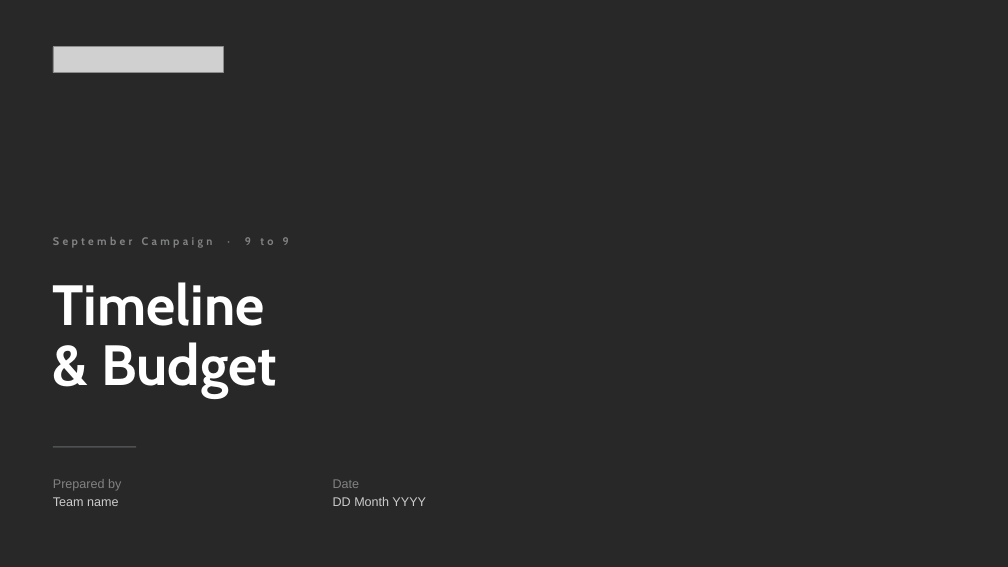
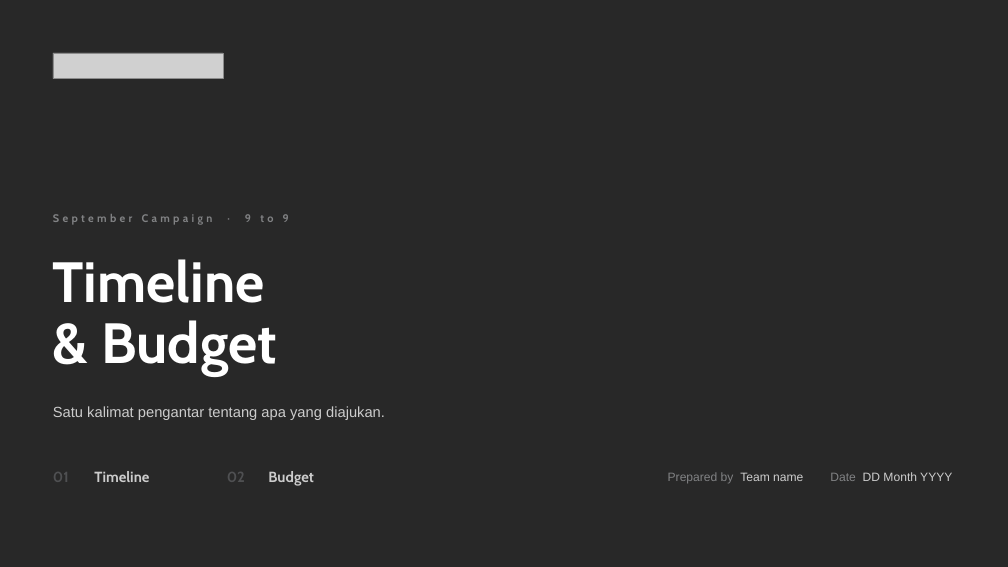
Before and after one commit to aslihabnuri/Dom-Manipulation, a slide deck: slide 1 of toni-black/presentation/ToniBlack_Timeline_Budget_Template.pptx. Drawn at 1008x567 pixels with LibreOffice and Linux fonts; fonts in the diff are those of the drawing; grey boxes stand for pictures. Boxes give left, top, right and bottom in pixels: in the first picture for what was removed or moved away, otherwise in the second. Text is boxed around its words. In the diff, an @@ line names an element or a change of style, - is before the commit and + after.

```diff
--- a/toni-black/presentation/ToniBlack_Timeline_Budget_Template.pptx
+++ b/toni-black/presentation/ToniBlack_Timeline_Budget_Template.pptx
@@ picture: place and size @@
-picture at (53,47,223,73)
+picture at (53,53,223,79)
@@ text "September Campaign · 9 to ...": place and size @@
-text "September Campaign · 9 to ..." at (53,237,289,248)
+text "September Campaign · 9 to ..." at (53,214,289,225)
@@ text "Timeline": place and size @@
-text "Timeline" at (53,282,277,398)
+text "Timeline" at (53,259,277,376)
@@ text added at (53,406,385,420), 14 pt, text #CCCCCC @@
+Satu kalimat pengantar tentang apa yang diajukan.
@@ rectangle removed at (53,446,136,448) @@
@@ text removed at (53,479,121,506) @@
-Prepared by
-Team name
@@ text added at (53,472,69,482), 14 pt, text #4F5052, bold @@
+01
@@ text added at (94,471,149,482), 14 pt, text #CCCCCC, bold @@
+Timeline
@@ text added at (227,472,245,482), 14 pt, text #4F5052, bold @@
+02
@@ text added at (268,471,314,486), 14 pt, text #CCCCCC, bold @@
+Budget
@@ text at (668,472,952,483): text changed; size 12 to 11.5 pt @@
-Date
-DD Month YYYY
+Prepared by Team name Date DD Month YYYY
```
Also in this commit, not shown: 1 other slide changed, 1 slide added, 10 slides removed, 5 other files.
